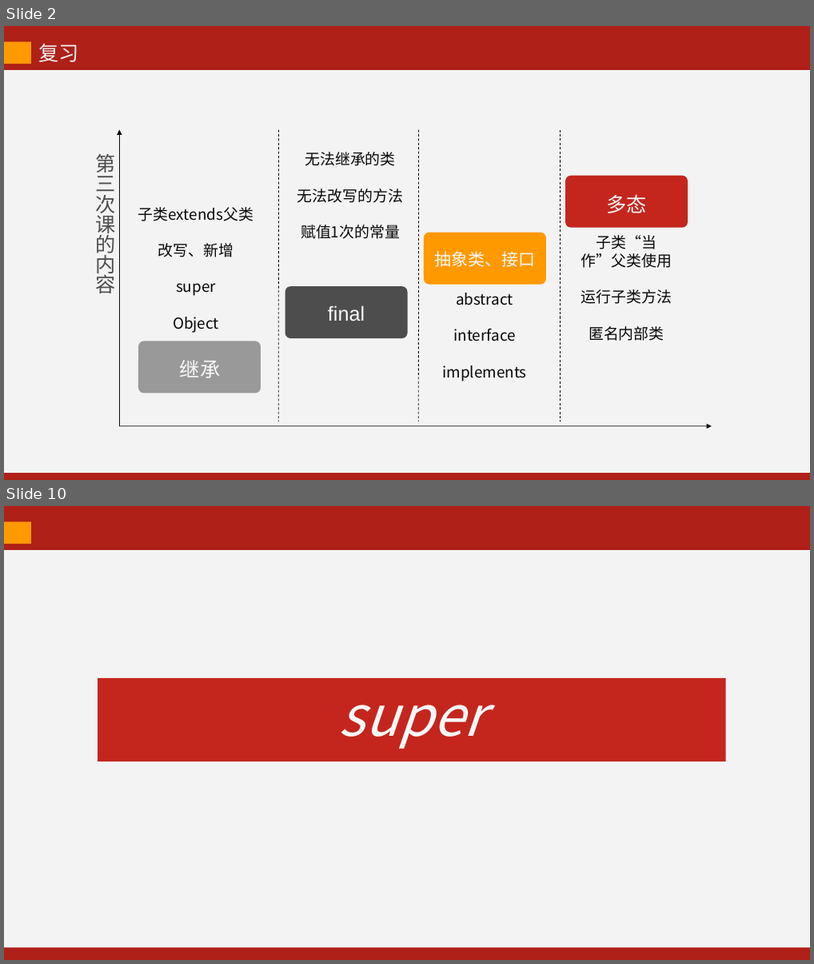
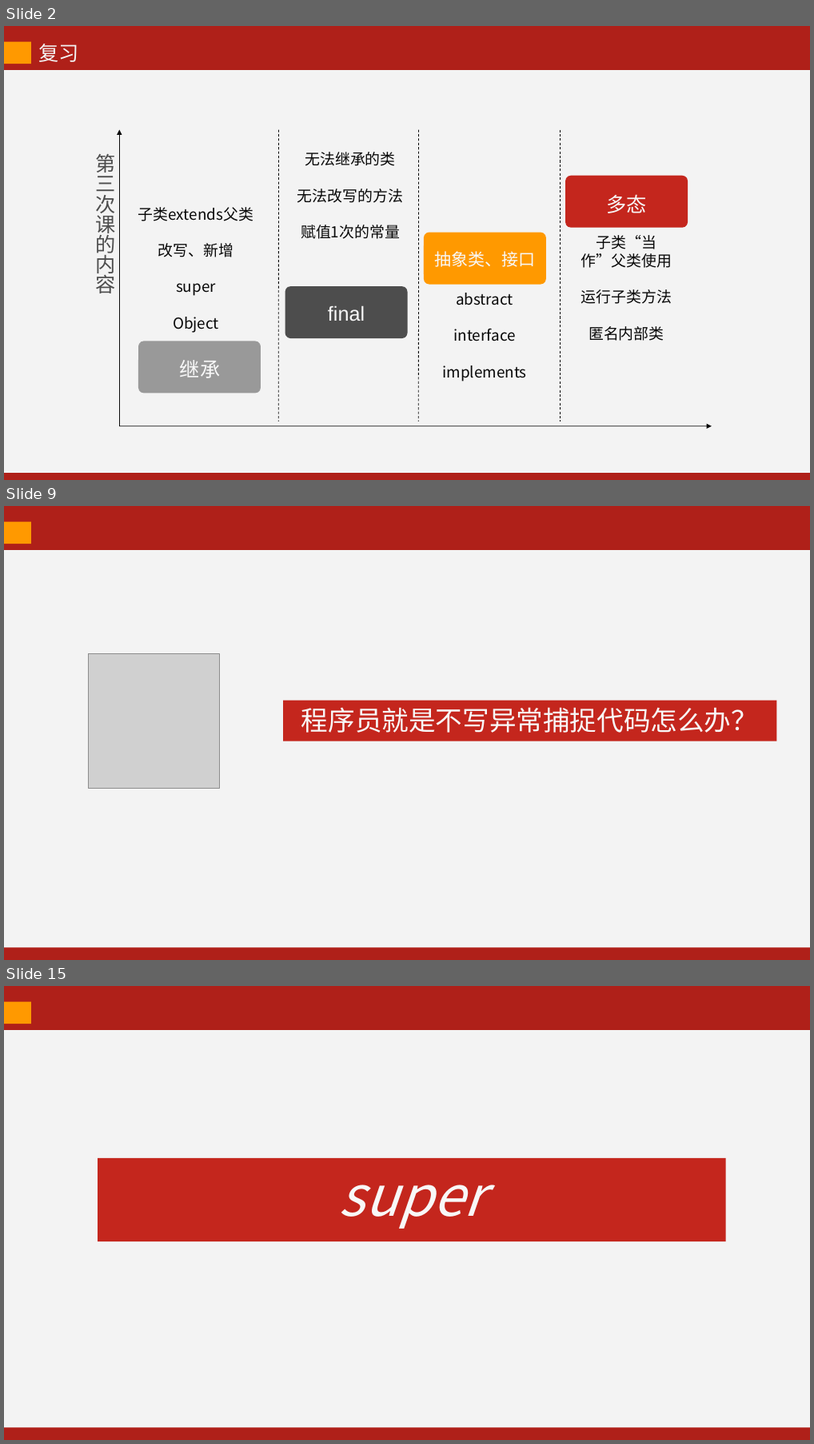
Before and after one commit to kevinjoyce/JavaCourseWare, a slide deck: PPT/每次课PPT/04 面向对象（下）-2.pptx. Shown one above the other, each under a label of ours: slides 2 and 10 before the commit, slides 2, 9 and 15 after it; the slides between them are not shown. The pictures are 814x964 and 814x1444 pixels, drawn with LibreOffice and Linux fonts; fonts in the diff are those of the drawing; grey boxes stand for pictures. Boxes give left, top, right and bottom in pixels: in the first picture for what was removed or moved away, otherwise in the second. Text is boxed around its words. In the diff, an @@ line names an element or a change of style, - is before the commit and + after.

```diff
--- a/PPT/每次课PPT/04 面向对象（下）-2.pptx
+++ b/PPT/每次课PPT/04 面向对象（下）-2.pptx
@@ slide 9 added at bbox=[4, 506, 810, 960], background #AF2019 @@
@@ rectangle added at bbox=[4, 522, 31, 544], fill #FF9900 @@
@@ rectangle added at bbox=[4, 550, 810, 947], fill #F3F3F3 @@
@@ picture added at bbox=[88, 653, 219, 788] @@
@@ rectangle added at bbox=[283, 700, 777, 740], fill #C4261D, 32 pt, text #F8F8F8 @@
+程序员就是不写异常捕捉代码怎么办？
@@ what was slide 10 is now slide 15 @@
```
Also in this commit, not shown: 3 slides changed, 8 other slides added, 5 slides removed, 10 other files.
